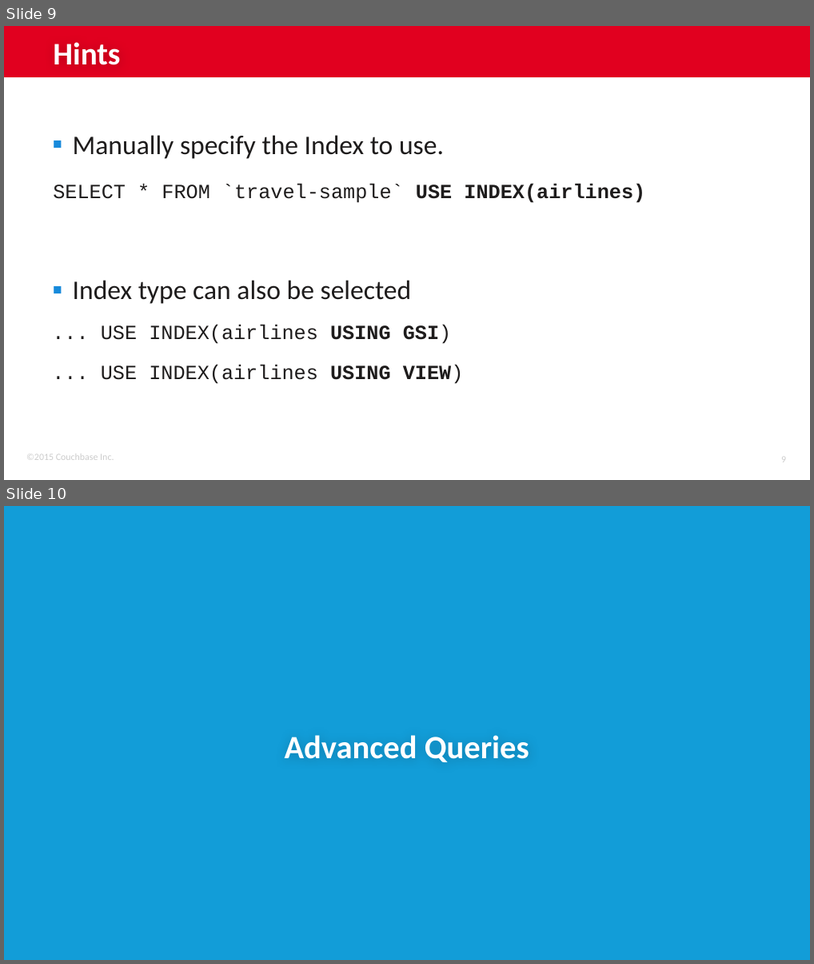
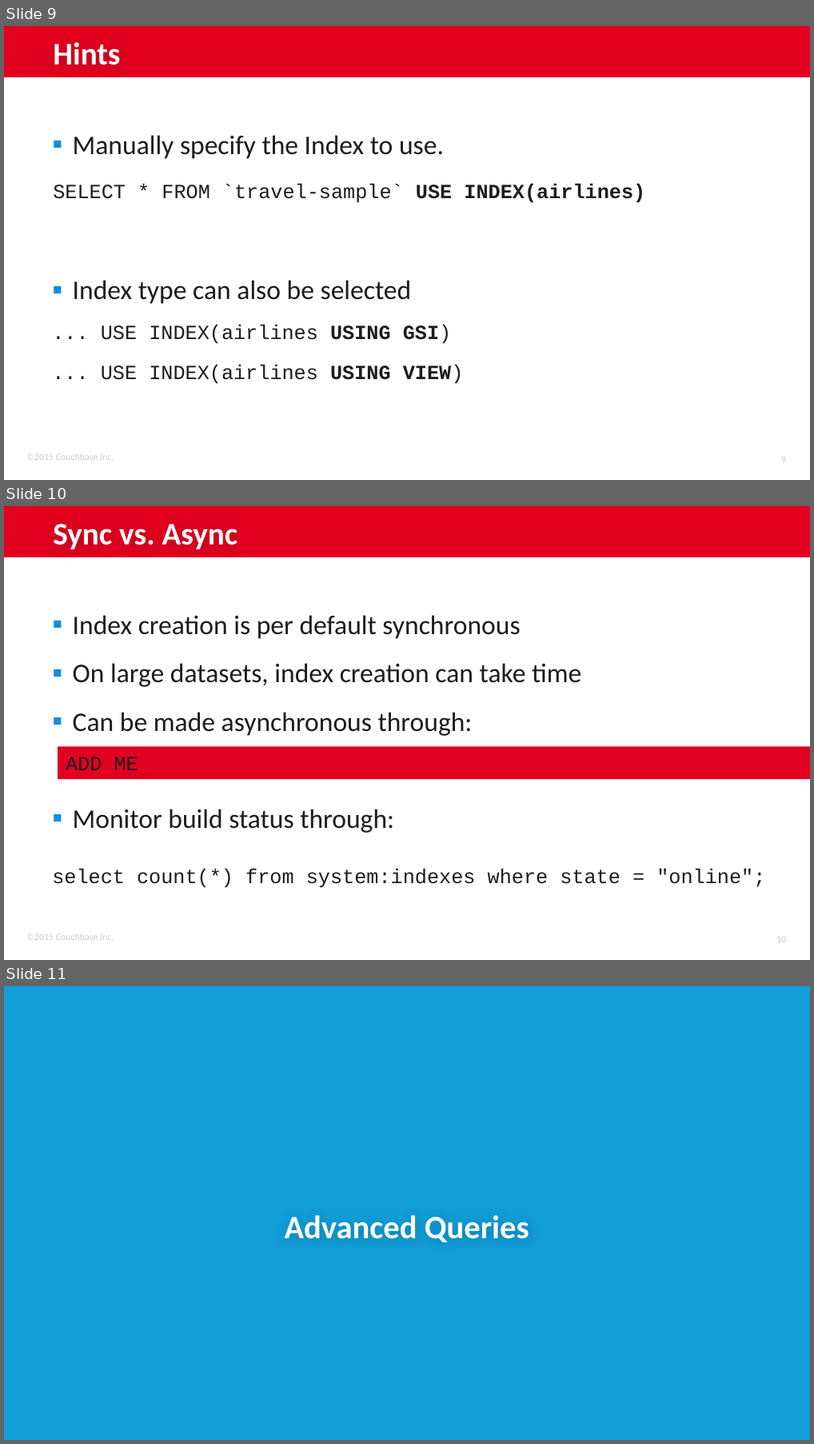
Before and after one commit to subalakr/workshop, a slide deck: server/presentations/07_N1QL Details.pptx. Shown one above the other, each under a label of ours: slides 9 and 10 before the commit, slides 9, 10 and 11 after it. The pictures are 814x964 and 814x1444 pixels, drawn with LibreOffice and Linux fonts; fonts in the diff are those of the drawing; background and template pictures are left out. Boxes give left, top, right and bottom in pixels: in the first picture for what was removed or moved away, otherwise in the second. Text is boxed around its words. In the diff, an @@ line names an element or a change of style, - is before the commit and + after.

Commit message:
more info on sync/async

```diff
--- a/server/presentations/07_N1QL Details.pptx
+++ b/server/presentations/07_N1QL Details.pptx
@@ slide 10 added at (x1=4, y1=506, x2=810, y2=960), background #FFFFFF; not listed: 3 template elements that a slide beside it also shows @@
@@ title added at (x1=53, y1=524, x2=238, y2=549), 28 pt, text #FFFFFF, bold @@
+Sync vs. Async
@@ text added at (x1=73, y1=615, x2=582, y2=832), 24 pt, text #1E1C1C @@
+▪ Index creation is per default synchronous
+▪ On large datasets, index creation can take time
+▪ Can be made asynchronous through:
+▪ Monitor build status through:
@@ rectangle added at (x1=58, y1=746, x2=810, y2=779), fill #E10021, 18 pt, text #1E1C1C @@
+ADD ME
@@ text added at (x1=52, y1=868, x2=766, y2=888), 18 pt, text #1E1C1C @@
+select count(*) from system:indexes where state = "online";
@@ what was slide 10 is now slide 11 @@
```
